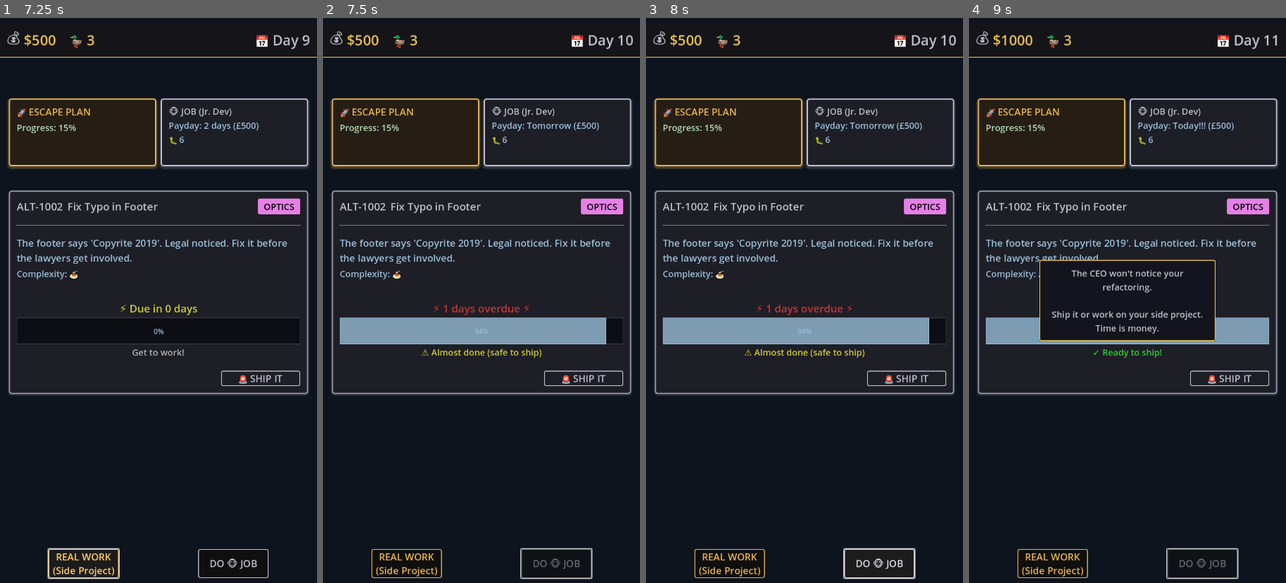
Above: before the commit, frames 1-4 (left to right).
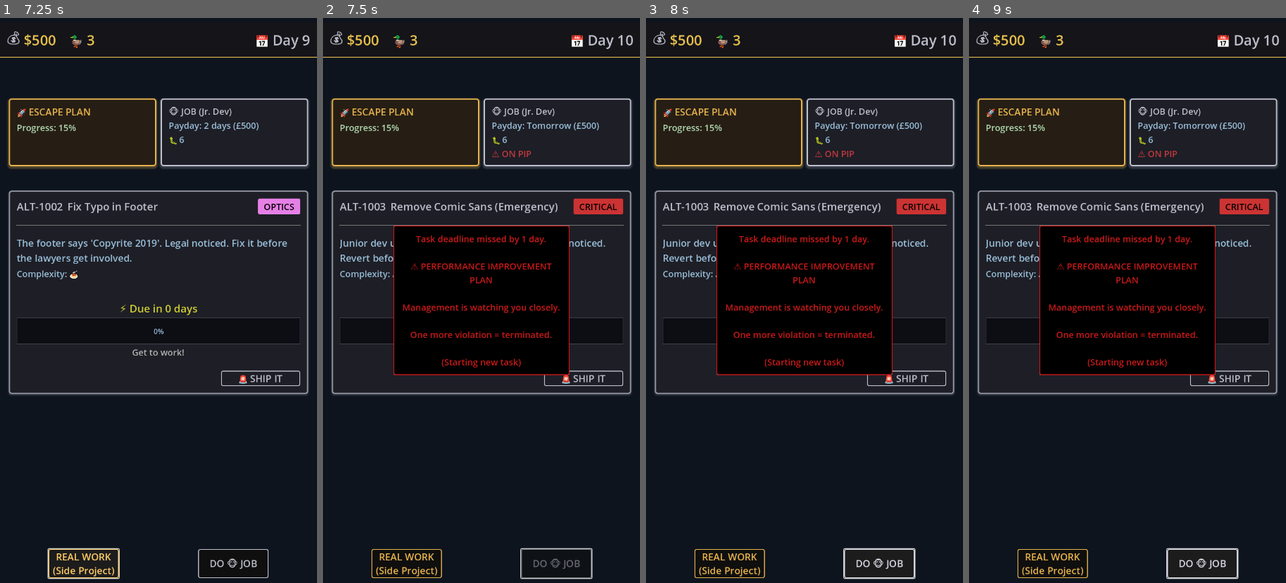
Above: after the commit, the same moments.

Repository: lmchoi/alt-f-this
Game: Godot game, scene res://scenes/game_ui.tscn
Two runs of this game, one before a commit and one after it. Both use one fixed random seed, a clock stepped at 60 frames per second and the inputs below.
Inputs:
- Up to frame 1 (7.25 s): click "🚨 SHIP IT" at 0.5 s; click "REAL WORK (Side Project)" at 1.25 s; click "DO 🐵 JOB" at 2 s; click "🚨 SHIP IT" at 2.75 s; click "The intern we just let go." at 3.5 s; click "REAL WORK (Side Project)" at 4.25 s; click "DO 🐵 JOB" at 5 s; click "🚨 SHIP IT" at 5.75 s; click "REAL WORK (Side Project)" at 6.5 s
- Up to frame 2 (7.5 s): click "DO 🐵 JOB" at 7.25 s
- Up to frame 3 (8 s): no input
- Up to frame 4 (9 s): tap Enter at 8 s; tap Space at 8.75 s

Frame 1 is identical in both runs. In frame 2, 17% of the frame differs, in the area x 5-95%, y 23-64%; in frame 3, 17%; in frame 4, 18%, in the area x 5-98%, y 3-100%.

Commit message:
Implement optics task deadline penalty
Optics tasks now trigger PIP after 1 day late (instead of 3).
Message text updates dynamically based on category.

🤖 Generated with [Claude Code](https://claude.com/claude-code)

Co-Authored-By: Claude <noreply@anthropic.com>

Diff:
--- a/autoloads/game_manager.gd
+++ b/autoloads/game_manager.gd
@@ -262,9 +262,12 @@
 	if current_task.progress >= 100:
 		days_at_100_percent += 1
 
-	if overdue_days >= MAX_OVERDUE_DAYS:
+	# Check for deadline PIP (optics = 1 day, others = 3 days)
+	var max_days = OPTICS_MAX_OVERDUE_DAYS if current_task.categories.has("optics") else MAX_OVERDUE_DAYS
+	if overdue_days >= max_days:
 		pip_warnings += 1
-		pip_warning_occurred.emit("Task deadline missed by 3+ days.\n\n⚠️ PERFORMANCE IMPROVEMENT PLAN\n\nManagement is watching you closely.\n\nOne more violation = terminated.\n\n(Starting new task)")
+		var days_text = "1 day" if max_days == 1 else "3+ days"
+		pip_warning_occurred.emit("Task deadline missed by %s.\n\n⚠️ PERFORMANCE IMPROVEMENT PLAN\n\nManagement is watching you closely.\n\nOne more violation = terminated.\n\n(Starting new task)" % days_text)
 		pick_up_new_task()
 
 	# Check for payday
